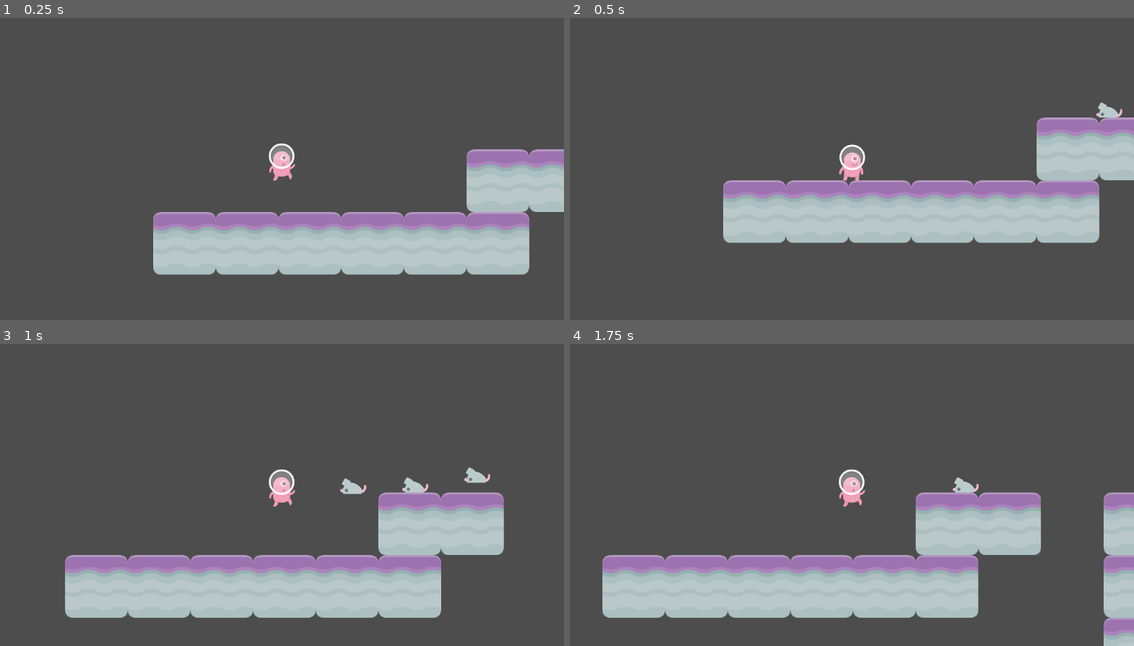
Above: before the commit, frames 1-4 (two rows, left to right).
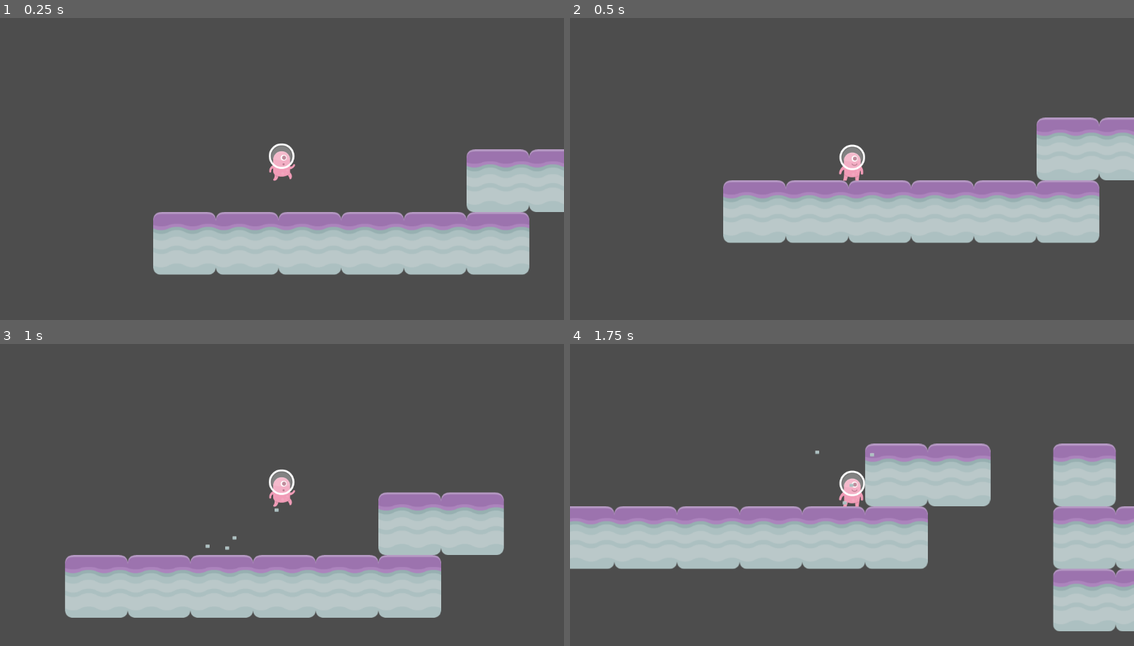
Above: after the commit, the same moments.

Repository: adhan-857/tutorial-8-gamedev
Game: Godot game, scene res://scenes/Level 1.tscn
The game is run twice, just before and just after one commit, with the same random seed, the same clock (stepped at 60 frames per second) and the same inputs.
Inputs:
- Up to frame 1 (0.25 s): no input
- Up to frame 2 (0.5 s): no input
- Up to frame 3 (1 s): hold Right (right) from 0.53 s (still down); tap Space (jump) at 0.77 s
- Up to frame 4 (1.75 s): keep holding Right (right); tap Space (jump) at 1.52 s

Frame 1 is identical in both runs. In frame 2, 0.1% of the frame differs, in the area x 93-98%, y 28-33%; in frame 3, 0.5%; in frame 4, 40%, in the area x 0-100%, y 32-100%.
Error before the commit: Attempt to call function 'set_emitting' in base 'null instance' on a null instance. (res://Scripts/Player.gd:27)

Commit message:
Selesai Mengerjakan Tutorial 8

Diff:
--- a/project.godot
+++ b/project.godot
@@ -11,7 +11,7 @@
 [application]
 
 config/name="tutorial-8"
-run/main_scene="res://Scenes/Level 1.tscn"
+run/main_scene="res://scenes/Level 1.tscn"
 config/features=PackedStringArray("4.3")
 config/icon="res://icon.png"
 
--- a/scenes/Area Trigger.tscn
+++ b/scenes/Area Trigger.tscn
@@ -1,13 +1,14 @@
-[gd_scene load_steps=3 format=2]
+[gd_scene load_steps=3 format=3 uid="uid://d3fn1i7ewvwq4"]
 
-[ext_resource path="res://Scripts/Area2D.gd" type="Script" id=1]
+[ext_resource type="Script" path="res://scripts/AreaWin.gd" id="1_6tyyn"]
 
-[sub_resource type="RectangleShape2D" id=1]
-extents = Vector2( 196.97, 264.88 )
+[sub_resource type="RectangleShape2D" id="1"]
+size = Vector2(393.94, 529.76)
 
 [node name="Area3D Trigger" type="Area2D"]
-script = ExtResource( 1 )
+script = ExtResource("1_6tyyn")
 
 [node name="CollisionShape2D" type="CollisionShape2D" parent="."]
-shape = SubResource( 1 )
+shape = SubResource("1")
+
 [connection signal="body_entered" from="." to="." method="_on_Area_Trigger_body_entered"]
--- a/scenes/Enemy.tscn
+++ b/scenes/Enemy.tscn
@@ -1,8 +1,9 @@
-[gd_scene load_steps=5 format=3 uid="uid://cbj425a8bldtb"]
+[gd_scene load_steps=6 format=3 uid="uid://cbj425a8bldtb"]
 
 [ext_resource type="Script" path="res://Scripts/Enemy.gd" id="1"]
-[ext_resource type="Texture2D" uid="uid://d3sjm662mv7dm" path="res://Assets/kenney_platformerpack/PNG/Enemies/mouse.png" id="2"]
-[ext_resource type="PackedScene" path="res://scenes/Area Trigger.tscn" id="3_5vx5k"]
+[ext_resource type="Script" path="res://scripts/Area2D.gd" id="1_0l2l6"]
+[ext_resource type="Texture2D" uid="uid://d3sjm662mv7dm" path="res://assets/kenney_platformerpack/PNG/Enemies/mouse.png" id="2"]
+[ext_resource type="PackedScene" uid="uid://d3fn1i7ewvwq4" path="res://scenes/Area Trigger.tscn" id="3_5vx5k"]
 
 [sub_resource type="RectangleShape2D" id="1"]
 size = Vector2(52.924, 31.4302)
@@ -21,3 +22,5 @@
 
 [node name="Area3D Trigger2" parent="." instance=ExtResource("3_5vx5k")]
 scale = Vector2(0.172685, 0.0830508)
+script = ExtResource("1_0l2l6")
+sceneName = "Level 1"
--- a/scenes/Level 1.tscn
+++ b/scenes/Level 1.tscn
@@ -1,10 +1,11 @@
-[gd_scene load_steps=8 format=3 uid="uid://d3a2sgehaqjdt"]
+[gd_scene load_steps=13 format=3 uid="uid://d3a2sgehaqjdt"]
 
-[ext_resource type="PackedScene" uid="uid://beg452kqkfydx" path="res://Scenes/Player.tscn" id="1"]
+[ext_resource type="PackedScene" uid="uid://beg452kqkfydx" path="res://scenes/Player.tscn" id="1"]
 [ext_resource type="PackedScene" uid="uid://cbrrsfnbg3p0g" path="res://scenes/Spawner.tscn" id="1_yaxqa"]
-[ext_resource type="Texture2D" uid="uid://r37ts0nyebjk" path="res://Assets/Familiar Looking Rocket.png" id="3"]
+[ext_resource type="Texture2D" uid="uid://r37ts0nyebjk" path="res://assets/Familiar Looking Rocket.png" id="3"]
 [ext_resource type="Texture2D" uid="uid://dd7fcijo64bic" path="res://assets/kenney_platformerpack/Spritesheets/spritesheet_gr_planet.png" id="4_8s0ta"]
-[ext_resource type="PackedScene" path="res://scenes/Area Trigger.tscn" id="4_t7cob"]
+[ext_resource type="PackedScene" uid="uid://d3fn1i7ewvwq4" path="res://scenes/Area Trigger.tscn" id="4_t7cob"]
+[ext_resource type="Texture2D" uid="uid://dpnuijhsx0eak" path="res://assets/kenney_platformerpack/PNG/Particles/brickGrey_small.png" id="6_r60g5"]
 
 [sub_resource type="TileSetAtlasSource" id="TileSetAtlasSource_we7op"]
 texture = ExtResource("4_8s0ta")
@@ -42,6 +43,31 @@
 physics_layer_0/collision_layer = 1
 sources/0 = SubResource("TileSetAtlasSource_we7op")
 
+[sub_resource type="ParticleProcessMaterial" id="ParticleProcessMaterial_43n27"]
+particle_flag_disable_z = true
+emission_shape = 3
+emission_box_extents = Vector3(30, 1, 1)
+spread = 180.0
+initial_velocity_min = 50.0
+initial_velocity_max = 50.0
+gravity = Vector3(0, 98, 0)
+
+[sub_resource type="Gradient" id="Gradient_trvaf"]
+colors = PackedColorArray(0.462745, 0.85098, 0.886275, 1, 1, 1, 1, 1)
+
+[sub_resource type="GradientTexture1D" id="GradientTexture1D_8tgt2"]
+gradient = SubResource("Gradient_trvaf")
+
+[sub_resource type="ParticleProcessMaterial" id="ParticleProcessMaterial_7fcho"]
+particle_flag_disable_z = true
+emission_shape = 3
+emission_box_extents = Vector3(2000, 50, 1)
+spread = 25.0
+gravity = Vector3(-500, 500, 0)
+scale_max = 7.5
+color = Color(0.462745, 0.85098, 0.886275, 1)
+color_ramp = SubResource("GradientTexture1D_8tgt2")
+
 [node name="Level 1" type="Node2D"]
 
 [node name="Spawner" parent="." instance=ExtResource("1_yaxqa")]
@@ -63,3 +89,18 @@
 
 [node name="Player" parent="." instance=ExtResource("1")]
 position = Vector2(135.152, 106.001)
+
+[node name="GPUParticles2D" type="GPUParticles2D" parent="Player"]
+position = Vector2(0, 30)
+amount = 4
+process_material = SubResource("ParticleProcessMaterial_43n27")
+texture = ExtResource("6_r60g5")
+lifetime = 0.5
+
+[node name="GPUParticles2D" type="GPUParticles2D" parent="."]
+position = Vector2(-31, -337)
+amount = 100
+process_material = SubResource("ParticleProcessMaterial_7fcho")
+lifetime = 4.0
+visibility_rect = Rect2(-100, -100, 2000, 1000)
+trail_enabled = true
--- a/scenes/Player.tscn
+++ b/scenes/Player.tscn
@@ -1,7 +1,7 @@
 [gd_scene load_steps=8 format=3 uid="uid://beg452kqkfydx"]
 
 [ext_resource type="Script" path="res://Scripts/Player.gd" id="1"]
-[ext_resource type="Texture2D" uid="uid://d2oej36eq8vvl" path="res://Assets/kenney_platformerpack/Spritesheets/spritesheet_alien.png" id="2"]
+[ext_resource type="Texture2D" uid="uid://d2oej36eq8vvl" path="res://assets/kenney_platformerpack/Spritesheets/spritesheet_alien.png" id="2"]
 
 [sub_resource type="RectangleShape2D" id="1"]
 size = Vector2(52.924, 76.884)
--- a/scenes/Win Screen.tscn
+++ b/scenes/Win Screen.tscn
@@ -1,7 +1,8 @@
-[gd_scene load_steps=2 format=2]
+[gd_scene load_steps=2 format=3 uid="uid://b3oxwktelxmai"]
 
-[ext_resource path="res://Assets/Keanu.png" type="Texture2D" id=1]
+[ext_resource type="Texture2D" uid="uid://c7fkosit2xd0c" path="res://Assets/Keanu.png" id="1"]
 
 [node name="Win Screen" type="Sprite2D"]
-position = Vector2( 512.329, 294.151 )
-texture = ExtResource( 1 )
+position = Vector2(578.5, 315.5)
+scale = Vector2(1.13184, 1.12609)
+texture = ExtResource("1")
--- /dev/null
+++ b/scripts/AreaWin.gd
@@ -0,0 +1,7 @@
+extends Area2D
+
+@export var sceneName: String = "Win Screen"
+
+func _on_Area_Trigger_body_entered(body):
+	if body.get_name() == "Player":
+		get_tree().change_scene_to_file(str("res://Scenes/" + sceneName + ".tscn"))
--- a/scripts/Spawner.gd
+++ b/scripts/Spawner.gd
@@ -2,7 +2,7 @@
 
 @onready var enemy = preload("res://Scenes/Enemy.tscn")
 
-@export var spawn_rate: float = 0.3
+@export var spawn_rate: float = 1.75
 
 var current_time = 0
 
